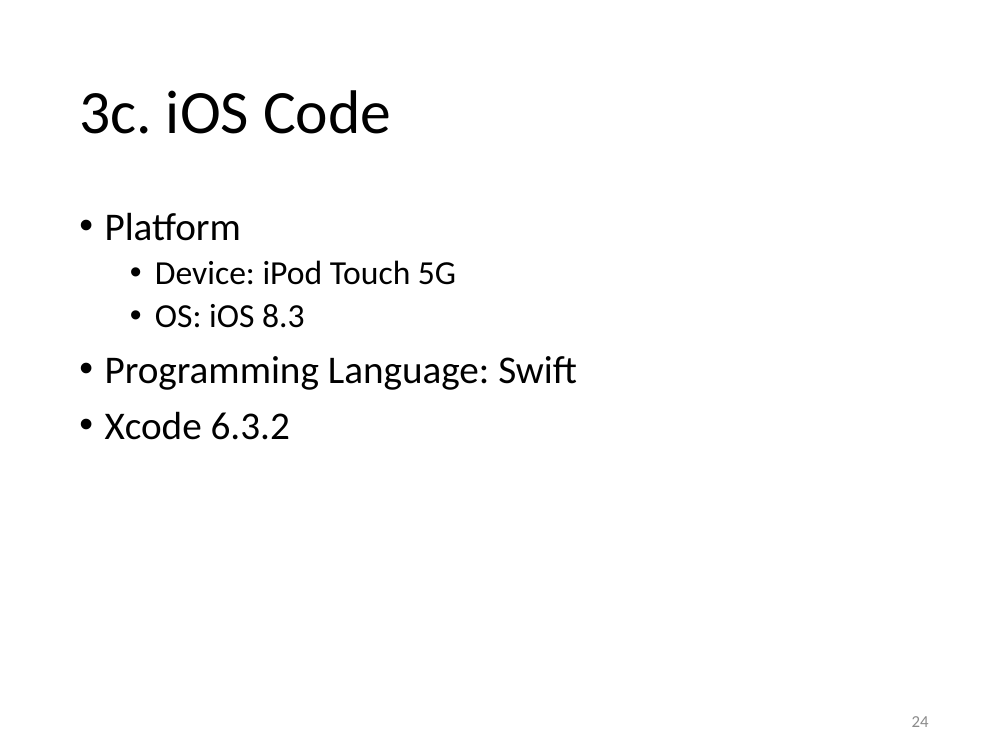
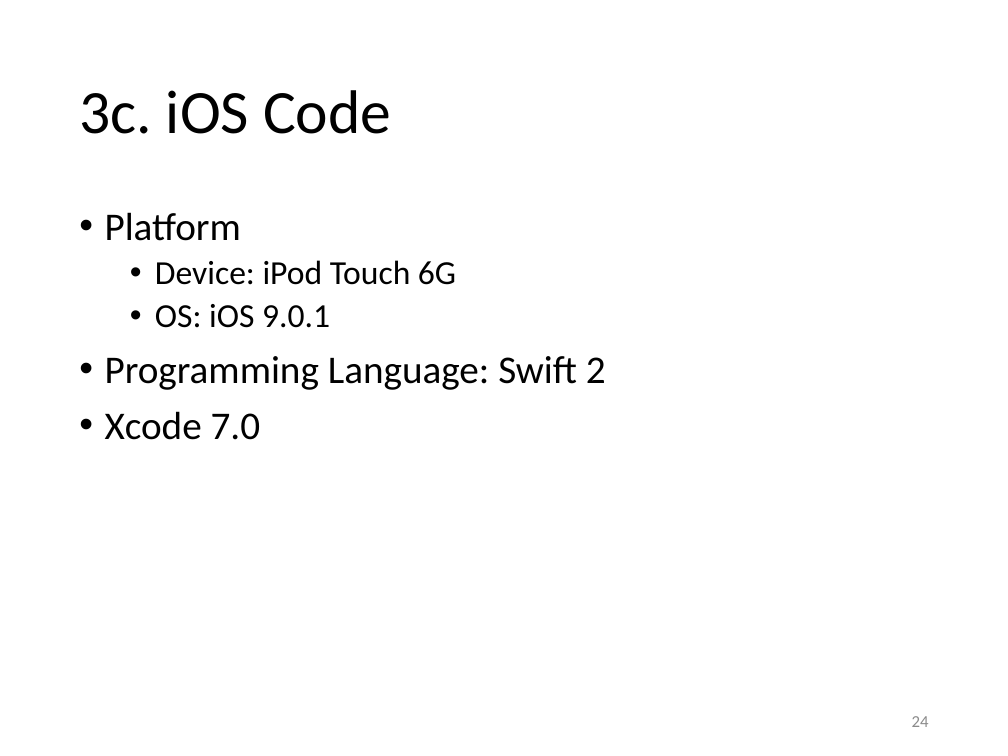
Before and after one commit to yeokm1/intro-to-ble, a slide deck: slide 24 of intro to ble.pptx. Drawn at 1008x756 pixels with LibreOffice and Linux fonts; fonts in the diff are those of the drawing. Boxes give left, top, right and bottom in pixels: in the first picture for what was removed or moved away, otherwise in the second. Text is boxed around its words. In the diff, an @@ line names an element or a change of style, - is before the commit and + after.

Commit message:
update slides

```diff
--- a/intro to ble.pptx
+++ b/intro to ble.pptx
@@ text at [105,260,606,440]: text changed @@
-  • Device: iPod Touch 5G
-  • OS: iOS 8.3
-• Programming Language: Swift
-• Xcode 6.3.2
+  • Device: iPod Touch 6G
+  • OS: iOS 9.0.1
+• Programming Language: Swift 2
+• Xcode 7.0
```
Also in this commit, not shown: 5 other slides changed, 1 other file.
